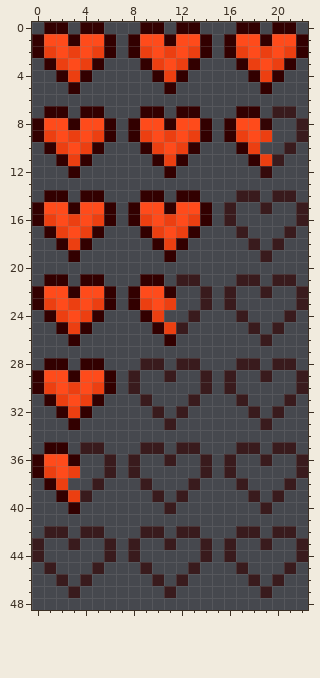
Pixel-art sprite: assets/healthbar.png. Above: the version before the commit.
The file is 23x49 pixels.
Once edited:
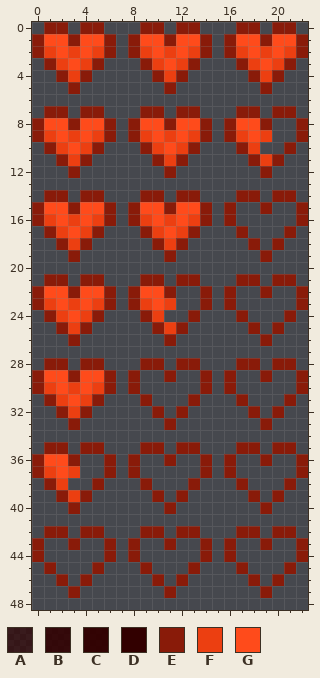
Palette (. is transparent): A #320000a1  B #320000dc  C #320000f2  D #320000  E #891b09  F #ec3f11  G #ff4b1b
Change:
@@ x 0..22 @@
- 0 .DD.DD...DD.DD...DD.DD.
- 1 DGGDGGD.DGGDGGD.DGGDGGD
- 2 DFGFGFD.DFGFGFD.DFGFGFD
- 3 .DFGFD...DFGFD...DFGFD.
- 4 ..DFD.....DFD.....DFD..
- 5 ...D.......D.......D...
+ 0 .EE.EE...EE.EE...EE.EE.
+ 1 EGGEGGE.EGGEGGE.EGGEGGE
+ 2 EFGFGFE.EFGFGFE.EFGFGFE
+ 3 .EFGFE...EFGFE...EFGFE.
+ 4 ..EFE.....EFE.....EFE..
+ 5 ...E.......E.......E...
  6 .......................
- 7 .DD.DD...DD.DD...DD.AA.
- 8 DGGDGGD.DGGDGGD.DGGC..A
- 9 DFGFGFD.DFGFGFD.DFGF..A
-10 .DFGFD...DFGFD...DF..A.
-11 ..DFD.....DFD.....DFA..
-12 ...D.......D.......B...
+ 7 .EE.EE...EE.EE...EE.EE.
+ 8 EGGEGGE.EGGEGGE.EGGE..E
+ 9 EFGFGFE.EFGFGFE.EFGF..E
+10 .EFGFE...EFGFE...EF..E.
+11 ..EFE.....EFE.....EFE..
+12 ...E.......E.......E...
 13 .......................
-14 .DD.DD...DD.DD...AA.AA.
-15 DGGDGGD.DGGDGGD.A..A..A
-16 DFGFGFD.DFGFGFD.A.....A
-17 .DFGFD...DFGFD...A...A.
-18 ..DFD.....DFD.....A.A..
-19 ...D.......D.......A...
+14 .EE.EE...EE.EE...EE.EE.
+15 EGGEGGE.EGGEGGE.E..E..E
+16 EFGFGFE.EFGFGFE.E.....E
+17 .EFGFE...EFGFE...E...E.
+18 ..EFE.....EFE.....E.E..
+19 ...E.......E.......E...
 20 .......................
-21 .DD.DD...DD.AA...AA.AA.
-22 DGGDGGD.DGGD..A.A..A..A
-23 DFGFGFD.DFGF..A.A.....A
-24 .DFGFD...DF..A...A...A.
-25 ..DFD.....DFA.....A.A..
-26 ...D.......D.......A...
+21 .EE.EE...EE.EE...EE.EE.
+22 EGGEGGE.EGGE..E.E..E..E
+23 EFGFGFE.EFGF..E.E.....E
+24 .EFGFE...EF..E...E...E.
+25 ..EFE.....EFE.....E.E..
+26 ...E.......E.......E...
 27 .......................
-28 .DD.DD...AA.AA...AA.AA.
-29 DGGDGGD.A..A..A.A..A..A
-30 DFGFGFD.A.....A.A.....A
-31 .DFGFD...A...A...A...A.
-32 ..DFD.....A.A.....A.A..
-33 ...D.......A.......A...
+28 .EE.EE...EE.EE...EE.EE.
+29 EGGEGGE.E..E..E.E..E..E
+30 EFGFGFE.E.....E.E.....E
+31 .EFGFE...E...E...E...E.
+32 ..EFE.....E.E.....E.E..
+33 ...E.......E.......E...
 34 .......................
-35 .DD.AA...AA.AA...AA.AA.
-36 DGGD..A.A..A..A.A..A..A
-37 DFGF..A.A.....A.A.....A
-38 .DF..A...A...A...A...A.
-39 ..DFA.....A.A.....A.A..
-40 ...D.......A.......A...
+35 .EE.EE...EE.EE...EE.EE.
+36 EGGE..E.E..E..E.E..E..E
+37 EFGF..E.E.....E.E.....E
+38 .EF..E...E...E...E...E.
+39 ..EFE.....E.E.....E.E..
+40 ...E.......E.......E...
 41 .......................
-42 .AA.AA...AA.AA...AA.AA.
-43 A..A..A.A..A..A.A..A..A
-44 A.....A.A.....A.A.....A
-45 .A...A...A...A...A...A.
-46 ..A.A.....A.A.....A.A..
-47 ...A.......A.......A...
+42 .EE.EE...EE.EE...EE.EE.
+43 E..E..E.E..E..E.E..E..E
+44 E.....E.E.....E.E.....E
+45 .E...E...E...E...E...E.
+46 ..E.E.....E.E.....E.E..
+47 ...E.......E.......E...
 48 .......................
Changed places in both pictures, as pixel boxes (x1, y1, x2, y2):
changed: (32, 22, 308, 598)
